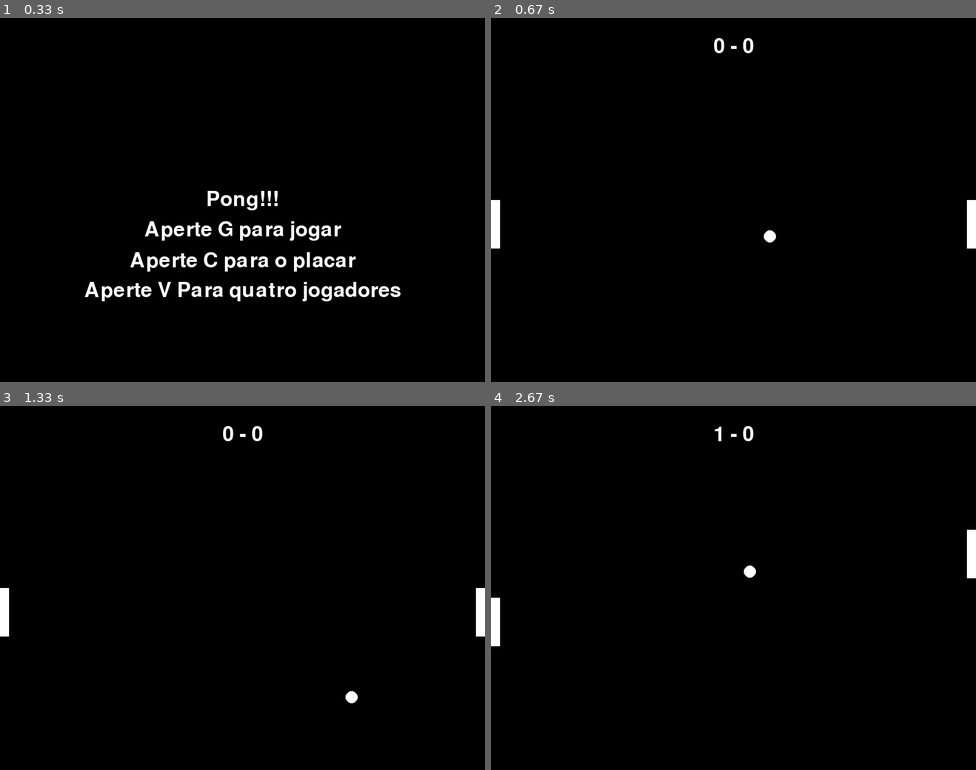
Above: before the commit, frames 1-4 (two rows, left to right).
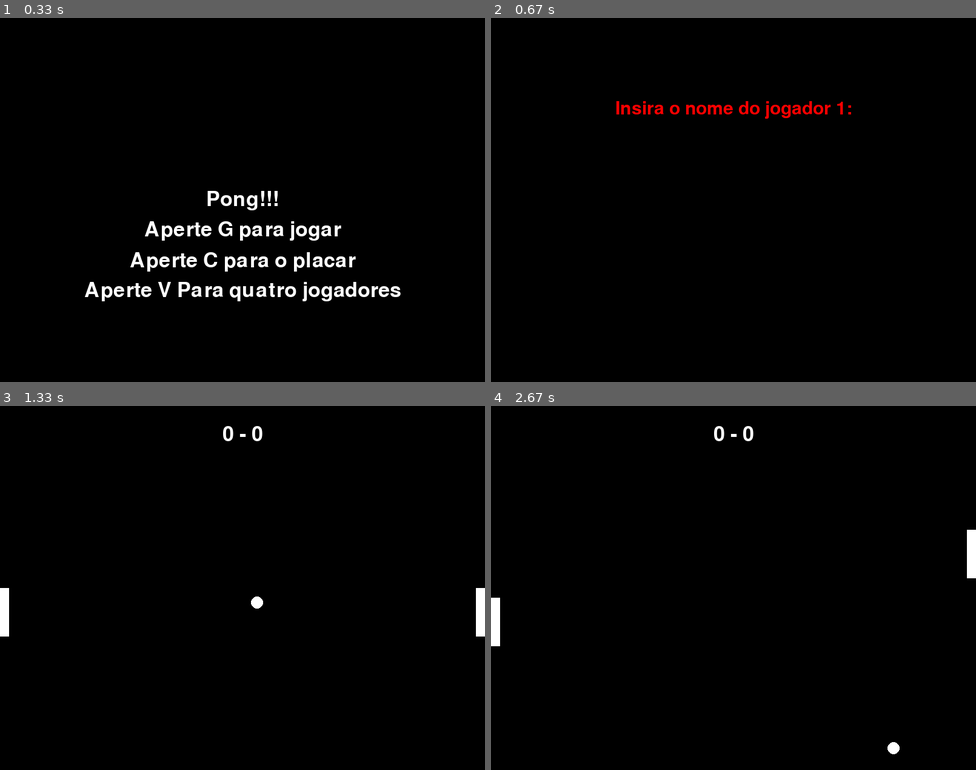
Above: after the commit, the same moments.

Repository: joaquimbc/Insper-Pygame-EP3
Game: pygame game, started from pong.py
Same seed, same stepped clock (60 frames per second), same inputs: the game is played once before the commit and once after it.
Inputs:
- Up to frame 1 (0.33 s): no input
- Up to frame 2 (0.67 s): tap G at 0.33 s
- Up to frame 3 (1.33 s): type "ann" at 0.67 s; tap Enter at 1, 1.22 s
- Up to frame 4 (2.67 s): hold Up 1.55-2.02 s; hold Down 2.1-2.4 s; hold S 2.1-2.4 s; hold Up from 2.43 s (still down); hold W from 2.43 s (still down)

Frame 1 is identical in both runs. In frame 2, 1.5% of the frame differs, in the area x 0-100%, y 5-64%; in frame 3, 0.1%; in frame 4, 0.2%.

Commit message:
Implementa um campo de texto para digitar o nome

Diff:
--- a/pong.py
+++ b/pong.py
@@ -1,6 +1,7 @@
 import sys
 import pygame
 from random import randint
+from pygame_textinput import digita_nome # Código pego de https://github.com/Nearoo/pygame-text-input
 
 # Constantes do jogo
 LARGURA, ALTURA = 800, 600
@@ -28,11 +29,11 @@
         self.musica = pygame.mixer.Sound('musica_jogo.mp3')
         self.musica.play()
         self.tipo = tipo
-        self.player1 = Player("Player 1", 'vertical')
-        self.player2 = Player("Player 2", 'vertical')
-        if self.tipo == 'quatro':
-            self.player3 = Player("Player 3", 'horizontal')
-            self.player4 = Player("Player 4", 'horizontal')
+        self.player1 = Player(digita_nome(1), 'vertical')
+        self.player2 = Player(digita_nome(2), 'vertical')
+        if self.tipo == 'quatro':
+            self.player3 = Player(digita_nome(3), 'horizontal')
+            self.player4 = Player(digita_nome(4), 'horizontal')
 
     def play(self):
         while True:
--- /dev/null
+++ b/pygame_textinput.py
@@ -0,0 +1,346 @@
+from typing import List, Callable
+import pygame
+import pygame.locals as pl
+
+pygame.font.init()
+
+class TextInputManager:
+    '''
+    Keeps track of text inputted, cursor position, etc.
+    Pass a validator function returning if a string is valid,
+    and the string will only be updated if the validator function
+    returns true.
+
+    For example, limit input to 5 characters:
+    ```
+    limit_5 = lambda x: len(x) <= 5
+    manager = TextInputManager(validator=limit_5)
+    ```
+
+    :param initial: The initial string
+    :param validator: A function string -> bool defining valid input
+    '''
+
+    def __init__(self,
+                initial = "",
+                validator: Callable[[str], bool] = lambda x: True):
+
+        self.left = initial # string to the left of the cursor
+        self.right = "" # string to the right of the cursor
+        self.validator = validator
+
+
+    @property
+    def value(self):
+        """ Get / set the value currently inputted. Doesn't change cursor position if possible."""
+        return self.left + self.right
+
+    @value.setter
+    def value(self, value):
+        cursor_pos = self.cursor_pos
+        self.left = value[:cursor_pos]
+        self.right = value[cursor_pos:]
+
+    @property
+    def cursor_pos(self):
+        """ Get / set the position of the cursor. Will clamp to [0, length of input]. """
+        return len(self.left)
+
+    @cursor_pos.setter
+    def cursor_pos(self, value):
+        complete = self.value
+        self.left = complete[:value]
+        self.right = complete[value:]
+
+    def update(self, events: List[pygame.event.Event]):
+        """
+        Update the interal state with fresh pygame events.
+        Call this every frame with all events returned by `pygame.event.get()`.
+        """
+        for event in events:
+            if event.type == pl.KEYDOWN:
+                v_before = self.value
+                c_before = self.cursor_pos
+                self._process_keydown(event)
+                if not self.validator(self.value):
+                    self.value = v_before
+                    self.cursor_pos = c_before
+
+    def _process_keydown(self, ev):
+        attrname = f"_process_{pygame.key.name(ev.key)}"
+        if hasattr(self, attrname):
+            getattr(self, attrname)()
+        else:
+            self._process_other(ev)
+
+    def _process_delete(self):
+        self.right = self.right[1:]
+
+    def _process_backspace(self):
+        self.left = self.left[:-1]
+
+    def _process_right(self):
+        self.cursor_pos += 1
+
+    def _process_left(self):
+        self.cursor_pos -= 1
+
+    def _process_end(self):
+        self.cursor_pos = len(self.value)
+
+    def _process_home(self):
+        self.cursor_pos = 0
+
+    def _process_return(self):
+        pass
+
+    def _process_other(self, event):
+        self.left += event.unicode
+
+class TextInputVisualizer:
+    """
+    Utility class to quickly visualize textual input, like a message or username.
+    Pass events every frame to the `.update` method, then get the surface
+    of the rendered font using the `.surface` attribute.
+
+    All arguments of constructor can also be set via attributes, so e.g.
+    to change `font_color` do
+    ```
+    inputVisualizer.font_color = (255, 100, 0)
+    ```
+    The surface itself is lazily re-rendered only when the `.surface` field is
+    accessed, and if any parameters changed since the last `.surface` access, so
+    values can freely be changed between renders without performance overhead.
+
+    :param manager: The TextInputManager used to manage the user input
+    :param font_object: a pygame.font.Font object used for rendering
+    :param antialias: whether to render the font antialiased or not
+    :param font_color: color of font rendered
+    :param cursor_blink_interal: the interval of the cursor blinking, in ms
+    :param cursor_width: The width of the cursor, in pixels
+    :param cursor_color: The color of the cursor
+    """
+    def __init__(self,
+            manager = None,
+            font_object = None,
+            antialias = True,
+            font_color = (0, 0, 0),
+            cursor_blink_interval = 300,
+            cursor_width = 3,
+            cursor_color = (0, 0, 0)
+            ):
+
+        self._manager = TextInputManager() if manager is None else manager
+        self._font_object = pygame.font.Font(pygame.font.get_default_font(), 25) if font_object is None else font_object
+        self._antialias = antialias
+        self._font_color = font_color
+
+        self._clock = pygame.time.Clock()
+        self._cursor_blink_interval = cursor_blink_interval
+        self._cursor_visible = False
+        self._last_blink_toggle = 0
+
+        self._cursor_width = cursor_width
+        self._cursor_color = cursor_color
+
+        self._surface = pygame.Surface((self._cursor_width, self._font_object.get_height()))
+        self._rerender_required = True
+
+    @property
+    def value(self):
+        """ Get / set the value of text alreay inputted. Doesn't change cursor position if possible."""
+        return self.manager.value
+
+    @value.setter
+    def value(self, v):
+        self.manager.value = v
+
+    @property
+    def manager(self):
+        """ Get / set the underlying `TextInputManager` for this instance"""
+        return self._manager
+
+    @manager.setter
+    def manager(self, v):
+        self._manager = v
+
+    @property
+    def surface(self):
+        """ Get the surface with the rendered user input """
+        if self._rerender_required:
+            self._rerender()
+            self._rerender_required = False
+        return self._surface
+
+    @property
+    def antialias(self):
+        """ Get / set antialias of the render """
+        return self._antialias
+
+    @antialias.setter
+    def antialias(self, v):
+        self._antialias = v
+        self._require_rerender()
+
+    @property
+    def font_color(self):
+        """ Get / set color of rendered font """
+        return self._font_color
+
+    @font_color.setter
+    def font_color(self, v):
+        self._font_color = v
+        self._require_rerender()
+
+    @property
+    def font_object(self):
+        """ Get / set the font object used to render the text """
+        return self._font_object
+
+    @font_object.setter
+    def font_object(self, v):
+        self._font_object = v
+        self._require_rerender()
+
+    @property
+    def cursor_visible(self):
+        """ Get / set cursor visibility (flips again after `.cursor_interval` if continuously update)"""
+        return self._cursor_visible
+
+    @cursor_visible.setter
+    def cursor_visible(self, v):
+        self._cursor_visible = v
+        self._last_blink_toggle = 0
+        self._require_rerender()
+
+    @property
+    def cursor_width(self):
+        """ Get / set width in pixels of the cursor """
+        return self._cursor_width
+
+    @cursor_width.setter
+    def cursor_width(self, v):
+        self._cursor_width = v
+        self._require_rerender()
+
+    @property
+    def cursor_color(self):
+        """ Get / set the color of the cursor """
+        return self._cursor_color
+
+    @cursor_color.setter
+    def cursor_color(self, v):
+        self._cursor_color = v
+        self._require_rerender()
+
+    @property
+    def cursor_blink_interval(self):
+        """ Get / set the interval of time with which the cursor blinks (toggles), in ms"""
+        return self._cursor_blink_interval
+
+    @cursor_blink_interval.setter
+    def cursor_blink_interval(self, v):
+        self._cursor_blink_interval = v
+
+    def update(self, events: List[pygame.event.Event]):
+        """
+        Update internal state.
+
+        Call this once every frame with all events returned by `pygame.event.get()`
+        """
+
+        # Update self.manager internal state, rerender if value changes
+        value_before = self.manager.value
+        self.manager.update(events)
+        if self.manager.value != value_before:
+            self._require_rerender()
+
+        # Update cursor visibility after self._blink_interval milliseconds
+        self._clock.tick()
+        self._last_blink_toggle += self._clock.get_time()
+        if self._last_blink_toggle > self._cursor_blink_interval:
+            self._last_blink_toggle %= self._cursor_blink_interval
+            self._cursor_visible = not self._cursor_visible
+
+            self._require_rerender()
+
+        # Make cursor visible when something is pressed
+        if [event for event in events if event.type == pl.KEYDOWN]:
+            self._last_blink_toggle = 0
+            self._cursor_visible = True
+            self._require_rerender()
+
+
+    def _require_rerender(self):
+        """
+        Trigger a re-render of the surface the next time the surface is accessed.
+        """
+        self._rerender_required = True
+
+    def _rerender(self):
+        """ Rerender self._surface."""
+        # Final surface is slightly larger than font_render itself, to accomodate for cursor
+        rendered_surface = self.font_object.render(self.manager.value + " ",
+                                                self.antialias,
+                                                self.font_color)
+        w, h = rendered_surface.get_size()
+        self._surface = pygame.Surface((w + self._cursor_width, h))
+        self._surface = self._surface.convert_alpha(rendered_surface)
+        self._surface.fill((0, 0, 0, 0))
+        self._surface.blit(rendered_surface, (0, 0))
+
+        if self._cursor_visible:
+            str_left_of_cursor = self.manager.value[:self.manager.cursor_pos]
+            cursor_y = self.font_object.size(str_left_of_cursor)[0]
+            cursor_rect = pygame.Rect(cursor_y, 0, self._cursor_width, self.font_object.get_height())
+            self._surface.fill(self._cursor_color, cursor_rect)
+
+def digita_nome(num_jogador):
+
+    # Define constants
+    LARGURA, ALTURA = 800, 600
+    COR_DE_FUNDO = (0, 0, 0)
+    COR_DO_TEXTO = (255, 255, 255)
+    COR_DO_INPUT = (255, 0, 0)
+
+    # Cria uma superfice
+    tela = pygame.display.set_mode((LARGURA, ALTURA))
+    pygame.display.set_caption('Insira o nome do jogador')
+
+    # Cria uma instância de TextInputManager(). Será quem irá armazenar o nome final
+    text_input_manager = TextInputManager()
+
+    # Cria uma instância de TextInputVisualizer(). Será quem irá mostrar o texto enquanto é digitado
+    visualizador = TextInputVisualizer(manager=text_input_manager,
+                                                font_object=pygame.font.Font(pygame.font.get_default_font(), 25),
+                                                font_color=COR_DO_TEXTO)
+
+    # Cria um objeto para o texto do nosso input
+    font = pygame.font.Font(pygame.font.get_default_font(), 30)
+
+    rodando = True
+    while rodando:
+        events = pygame.event.get()
+        for event in events:
+            if event.type == pygame.QUIT:
+                rodando = False
+            elif event.type == pygame.KEYDOWN:
+                if event.key == pygame.K_RETURN:
+                    return text_input_manager.value # Retorna a string inserida pelo usuário, armazenada em TextInputManager
+
+        visualizador.update(events)
+
+        # Desenha o fundo
+        tela.fill(COR_DE_FUNDO)
+
+        # Desenha o texto pedindo para o usuário inserir o nome
+        texto_mensagem = font.render(f"Insira o nome do jogador {num_jogador}:", True, COR_DO_INPUT)
+        prompt_text_rect = texto_mensagem.get_rect(center=(LARGURA // 2, ALTURA // 4))
+        tela.blit(texto_mensagem, prompt_text_rect)
+
+        # Desenha a caixa de input do nome
+        superfice_texto = visualizador.surface
+        text_rect = superfice_texto.get_rect(center=(LARGURA // 2, ALTURA // 2))
+        tela.blit(superfice_texto, text_rect)
+
+        pygame.display.flip()
